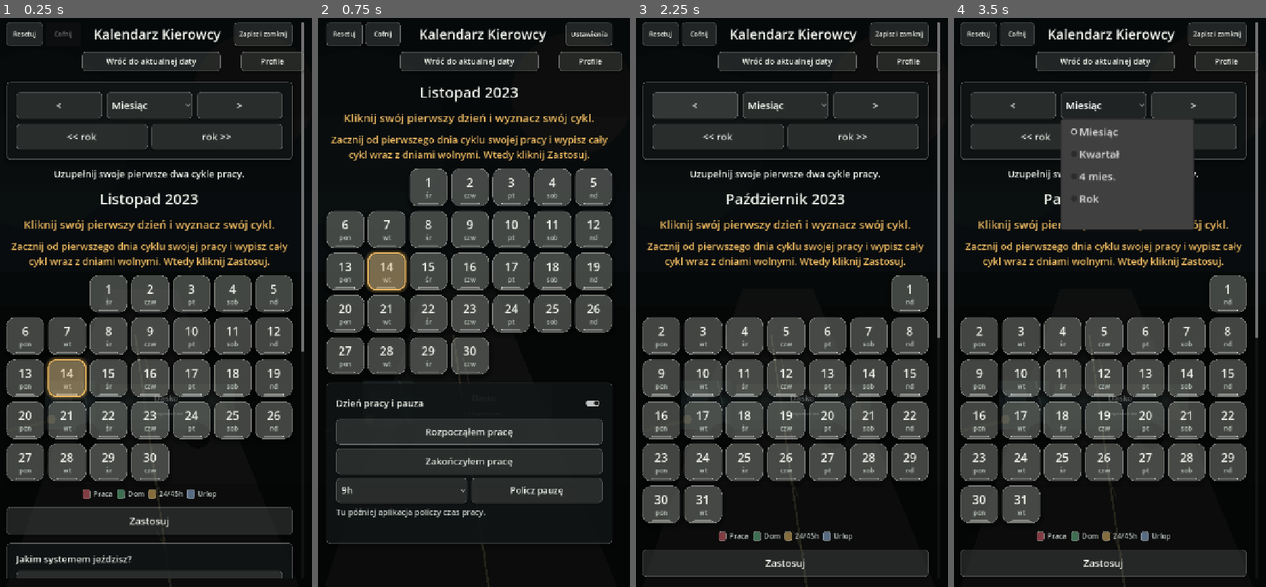
Above: before the commit, frames 1-4 (left to right).
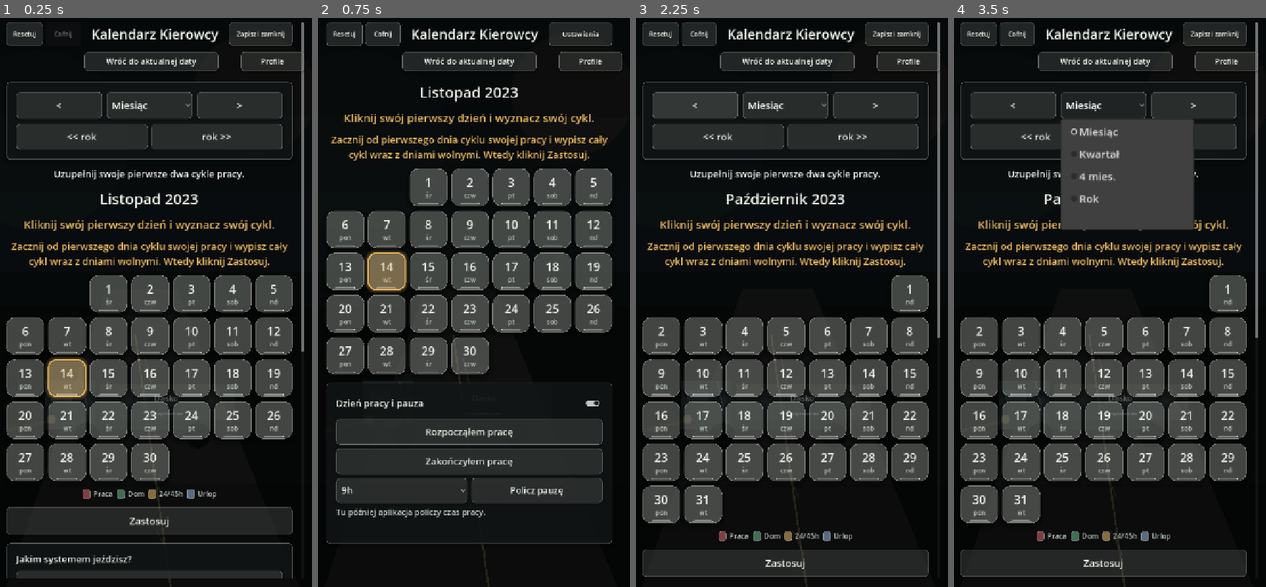
Above: after the commit, the same moments.

Repository: ElKlient/IDOL-Genesis
Game: Godot game, scene res://scenes/main.tscn
Same seed, same stepped clock (60 frames per second), same inputs: the game is played once before the commit and once after it.
Inputs:
- Up to frame 1 (0.25 s): no input
- Up to frame 2 (0.75 s): click "Zapisz i zamknij" at 0.5 s
- Up to frame 3 (2.25 s): click "Cofnij" at 1.25 s; click "<" at 2 s
- Up to frame 4 (3.5 s): click "Miesiąc" at 2.75 s

The runs differ from the first frame. In frame 1, 0.8% of the frame differs, in the area x 26-92%, y 0-10%; in frame 2, 0.9%, in the area x 26-93%, y 0-10%; in frame 3, 0.8%; in frame 4, 0.8%.

Commit message:
Align top action buttons

Diff:
--- a/scripts/main.gd
+++ b/scripts/main.gd
@@ -41,7 +41,10 @@
 const SWIPE_MIN_DISTANCE := 96.0
 const RETURN_TODAY_BUTTON_TOP := 84
 const RETURN_TODAY_BUTTON_HEIGHT := 44
-const RETURN_TODAY_BUTTON_WIDTH := 310
+const RETURN_TODAY_BUTTON_WIDTH := 300
+const RESET_UNDO_BUTTON_TOP := 84
+const RESET_UNDO_BUTTON_HEIGHT := 44
+const RESET_UNDO_BUTTON_WIDTH := 166
 const PROFILE_BUTTON_TOP := 84
 const PROFILE_BUTTON_HEIGHT := 44
 const PROFILE_BUTTON_WIDTH := 142
@@ -186,6 +189,7 @@
 	main_scroll.add_child(center)
 
 	_add_return_today_overlay()
+	_add_reset_undo_overlay()
 	_add_profile_overlay()
 
 	var root := VBoxContainer.new()
@@ -199,14 +203,10 @@
 	header.add_theme_constant_override("separation", 8)
 	root.add_child(header)
 
-	var left_actions := VBoxContainer.new()
-	left_actions.size_flags_horizontal = Control.SIZE_SHRINK_BEGIN
-	left_actions.add_theme_constant_override("separation", 6)
-	header.add_child(left_actions)
-
 	var undo_row := HBoxContainer.new()
+	undo_row.size_flags_horizontal = Control.SIZE_SHRINK_BEGIN
 	undo_row.add_theme_constant_override("separation", 6)
-	left_actions.add_child(undo_row)
+	header.add_child(undo_row)
 
 	reset_settings_button = Button.new()
 	reset_settings_button.text = "Resetuj"
@@ -224,14 +224,6 @@
 	undo_button.size_flags_horizontal = Control.SIZE_SHRINK_BEGIN
 	undo_row.add_child(undo_button)
 
-	reset_undo_button = Button.new()
-	reset_undo_button.text = "Cofnij reset"
-	_connect_tap(reset_undo_button, Callable(self, "_on_reset_undo_pressed"))
-	_prepare_control(reset_undo_button, 14, 46)
-	reset_undo_button.size_flags_horizontal = Control.SIZE_EXPAND_FILL
-	reset_undo_button.visible = false
-	left_actions.add_child(reset_undo_button)
-
 	var title := _make_label("Kalendarz Kierowcy", 30, COLOR_TEXT)
 	title.size_flags_horizontal = Control.SIZE_EXPAND_FILL
 	title.horizontal_alignment = HORIZONTAL_ALIGNMENT_CENTER
@@ -241,6 +233,7 @@
 	save_close_button.text = "Zapisz i zamknij"
 	_connect_tap(save_close_button, Callable(self, "_save_and_close_main_view"))
 	_prepare_control(save_close_button, 14, 54)
+	save_close_button.custom_minimum_size.x = PROFILE_BUTTON_WIDTH
 	save_close_button.size_flags_horizontal = Control.SIZE_SHRINK_END
 	header.add_child(save_close_button)
 
@@ -248,6 +241,7 @@
 	settings_header_button.text = "Ustawienia"
 	_connect_tap(settings_header_button, Callable(self, "_open_calendar_settings"))
 	_prepare_control(settings_header_button, 15, 54)
+	settings_header_button.custom_minimum_size.x = PROFILE_BUTTON_WIDTH
 	settings_header_button.size_flags_horizontal = Control.SIZE_SHRINK_END
 	settings_header_button.visible = false
 	header.add_child(settings_header_button)
@@ -452,6 +446,29 @@
 	return_today_button.custom_minimum_size.x = RETURN_TODAY_BUTTON_WIDTH
 	return_today_button.size_flags_horizontal = Control.SIZE_SHRINK_CENTER
 	holder.add_child(return_today_button)
+
+
+func _add_reset_undo_overlay() -> void:
+	var overlay := MarginContainer.new()
+	overlay.anchor_left = 0.0
+	overlay.anchor_right = 0.0
+	overlay.anchor_top = 0.0
+	overlay.anchor_bottom = 0.0
+	overlay.offset_left = 18.0
+	overlay.offset_right = 18.0 + RESET_UNDO_BUTTON_WIDTH
+	overlay.offset_top = RESET_UNDO_BUTTON_TOP
+	overlay.offset_bottom = RESET_UNDO_BUTTON_TOP + RESET_UNDO_BUTTON_HEIGHT
+	overlay.mouse_filter = Control.MOUSE_FILTER_IGNORE
+	overlay.z_index = 35
+	add_child(overlay)
+
+	reset_undo_button = Button.new()
+	reset_undo_button.text = "Cofnij reset"
+	_connect_tap(reset_undo_button, Callable(self, "_on_reset_undo_pressed"))
+	_prepare_control(reset_undo_button, 14, RESET_UNDO_BUTTON_HEIGHT)
+	reset_undo_button.custom_minimum_size.x = RESET_UNDO_BUTTON_WIDTH
+	reset_undo_button.visible = false
+	overlay.add_child(reset_undo_button)
 
 
 func _add_profile_overlay() -> void:
